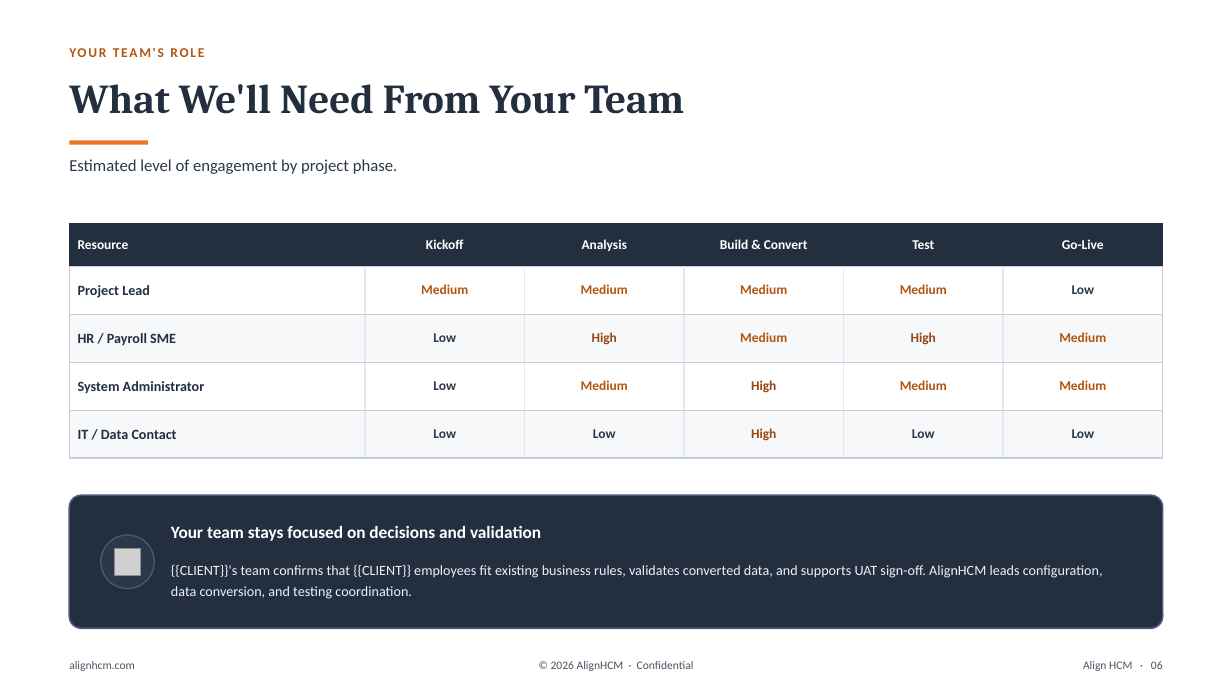
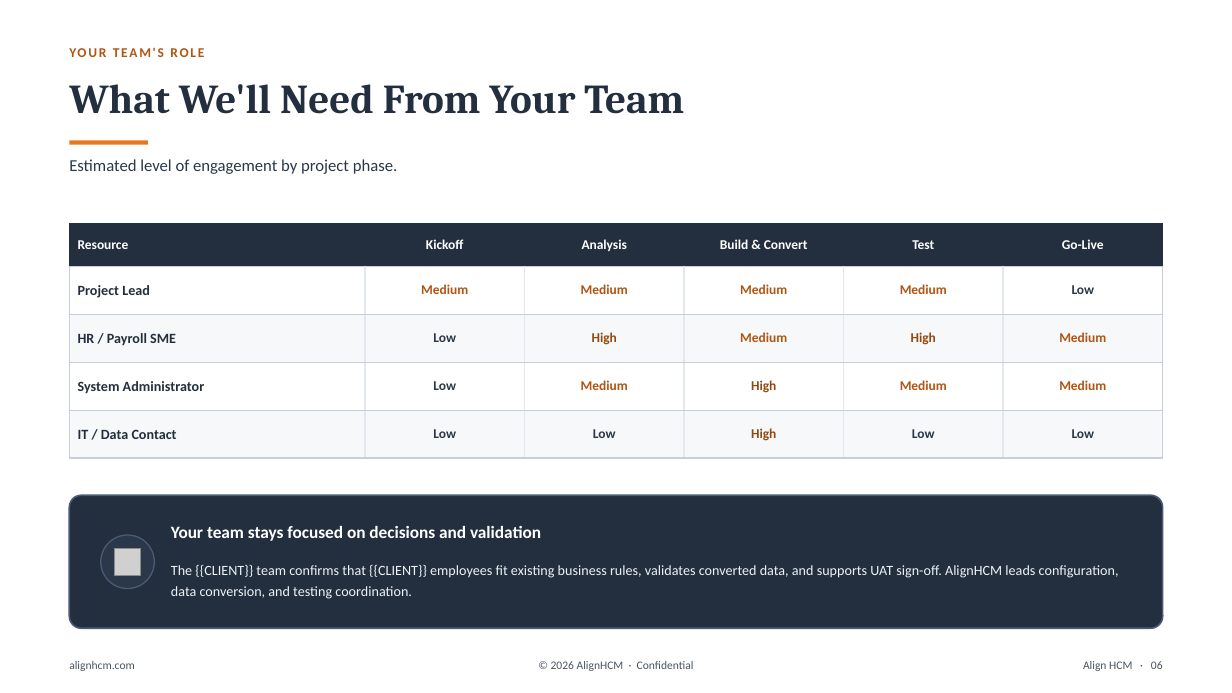
Before and after one commit to dillonmohr8777/claude-skills-repo, a slide deck: slide 6 of skills/alignhcm-brand-system/assets/templates/Align-HCM-Primary-Deck-Reference.pptx. Drawn at 1232x693 pixels with LibreOffice and Linux fonts; fonts in the diff are those of the drawing; grey boxes stand for pictures. Boxes give left, top, right and bottom in pixels: in the first picture for what was removed or moved away, otherwise in the second. Text is boxed around its words. In the diff, an @@ line names an element or a change of style, - is before the commit and + after.

```diff
--- a/skills/alignhcm-brand-system/assets/templates/Align-HCM-Primary-Deck-Reference.pptx
+++ b/skills/alignhcm-brand-system/assets/templates/Align-HCM-Primary-Deck-Reference.pptx
@@ text at (171,565,1119,599): text changed @@
-{{CLIENT}}'s team confirms that {{CLIENT}} employees fit existing business rules, validates converted data, and supports UAT sign-off. AlignHCM leads configuration, data conversion, and testing coordination.
+The {{CLIENT}} team confirms that {{CLIENT}} employees fit existing business rules, validates converted data, and supports UAT sign-off. AlignHCM leads configuration, data conversion, and testing coordination.
```
Also in this commit, not shown: 2 other slides changed, 7 other files.
